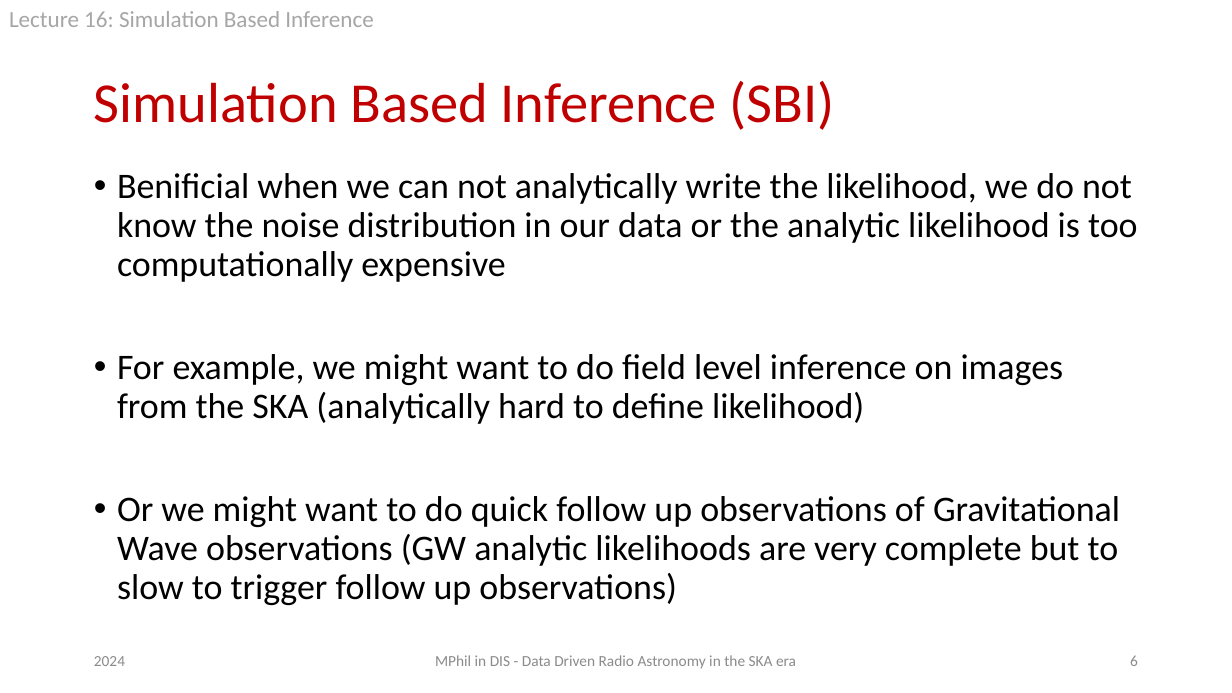
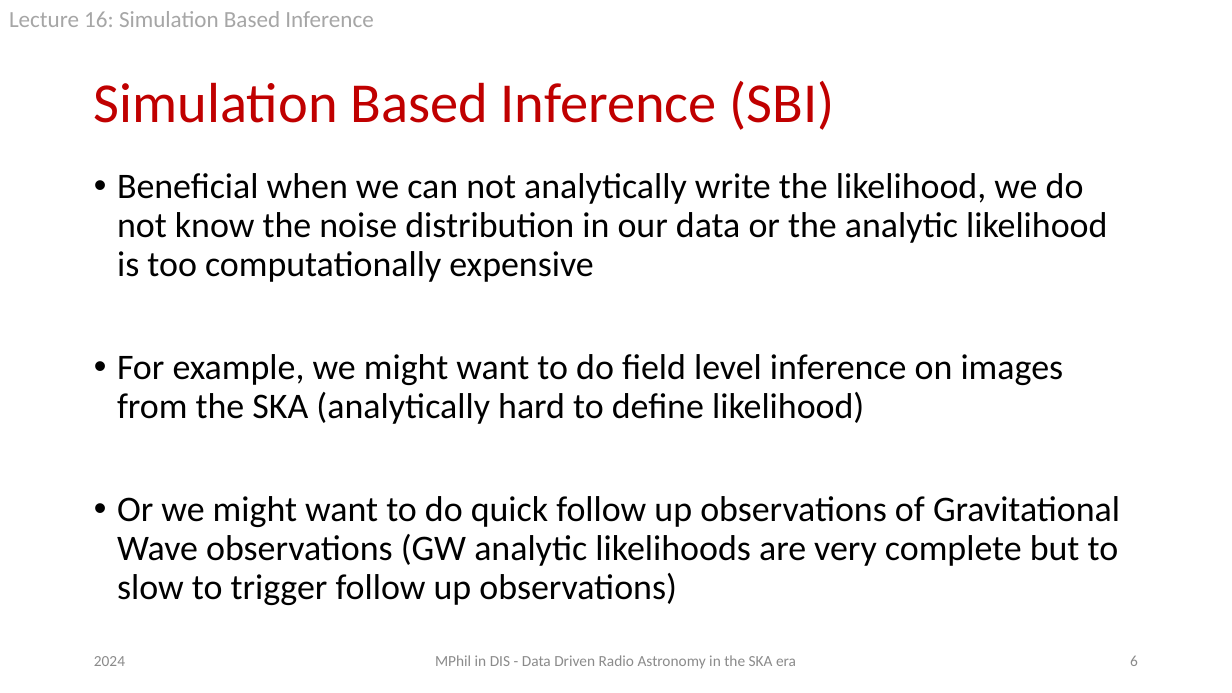
Before and after one commit to htjb/Talks, a slide deck: slide 6 of Lectures/MPhil_Data_Intensive_Science_Lectures/Lecture 16.pptx. Drawn at 1232x693 pixels with LibreOffice and Linux fonts; fonts in the diff are those of the drawing; background and template pictures are left out. Boxes give left, top, right and bottom in pixels: in the first picture for what was removed or moved away, otherwise in the second. Text is boxed around its words. In the diff, an @@ line names an element or a change of style, - is before the commit and + after.

Commit message:
updating draft of lecture 2

```diff
--- a/Lectures/MPhil_Data_Intensive_Science_Lectures/Lecture 16.pptx
+++ b/Lectures/MPhil_Data_Intensive_Science_Lectures/Lecture 16.pptx
@@ text at bbox=[117, 173, 1107, 282]: text changed @@
-• Benificial when we can not analytically write the likelihood, we do not know the noise distribution in our data or the analytic likelihood is too computationally expensive
+• Beneficial when we can not analytically write the likelihood, we do not know the noise distribution in our data or the analytic likelihood is too computationally expensive
```
Also in this commit, not shown: 2 other slides changed, 6 slides added.
